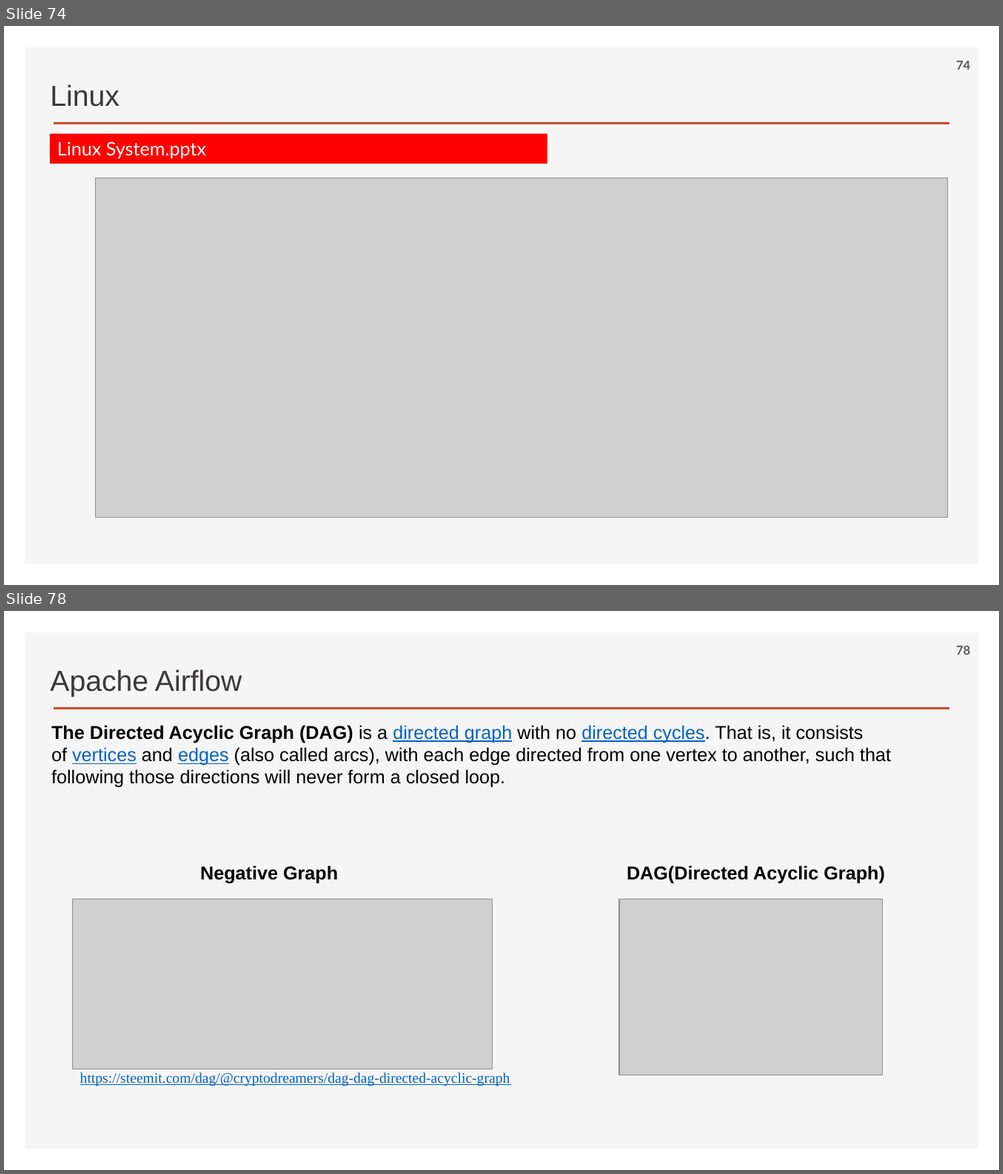
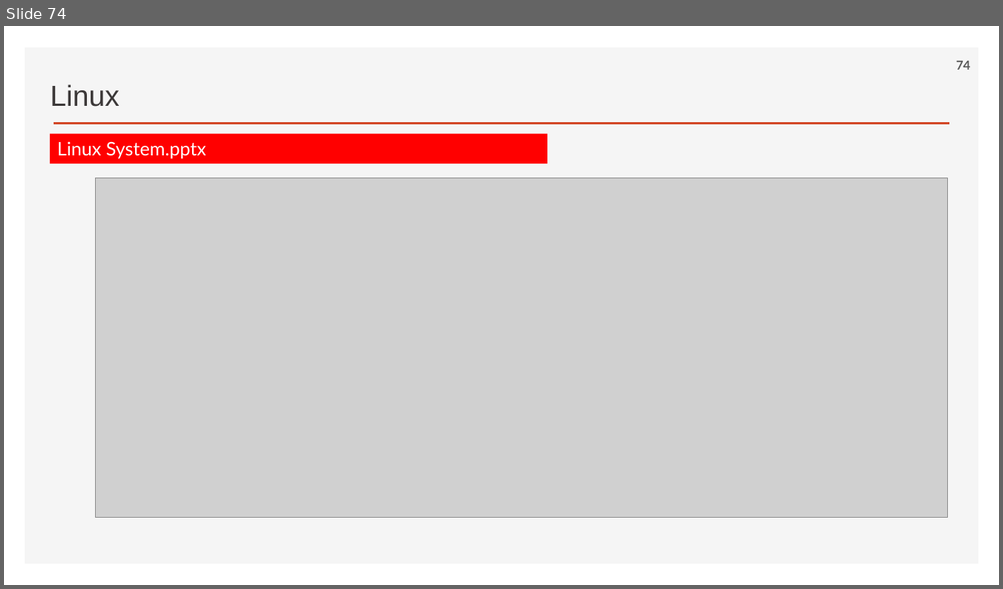
Before and after one commit to ancestor9/2026_Fall_AI-Workflow, a slide deck: PPTs/00_App Deployment.pptx. Shown one above the other, each under a label of ours: slides 74 and 78 before the commit, slide 74 after it; the slides between them are not shown. The pictures are 1003x1174 and 1003x589 pixels, drawn with LibreOffice and Linux fonts; fonts in the diff are those of the drawing; grey boxes stand for pictures; background and template pictures are left out. Boxes give left, top, right and bottom in pixels: in the first picture for what was removed or moved away, otherwise in the second. Text is boxed around its words. In the diff, an @@ line names an element or a change of style, - is before the commit and + after.

```diff
--- a/PPTs/00_App Deployment.pptx
+++ b/PPTs/00_App Deployment.pptx
@@ slide 78 removed at (4,611,999,1170), background #FFFFFF; not listed: 2 template elements that a slide beside it also shows @@
@@ page number removed at (956,646,970,655) @@
-78
@@ text removed at (50,669,242,697) @@
-Apache Airflow
@@ text removed at (51,725,891,788) @@
-The Directed Acyclic Graph (DAG) is a directed graph with no directed cycles. That is, it consists of vertices and edges (also called arcs), with each edge directed from one vertex to another, such that following those directions will never form a closed loop.
@@ text removed at (200,866,338,883) @@
-Negative Graph
@@ text removed at (626,866,885,883) @@
-DAG(Directed Acyclic Graph)
@@ picture removed at (73,899,492,1069) @@
@@ picture removed at (619,899,882,1075) @@
@@ text removed at (80,1073,510,1087) @@
-https://steemit.com/dag/@cryptodreamers/dag-dag-directed-acyclic-graph
```
Also in this commit, not shown: 1 slide changed, 18 other slides removed.
